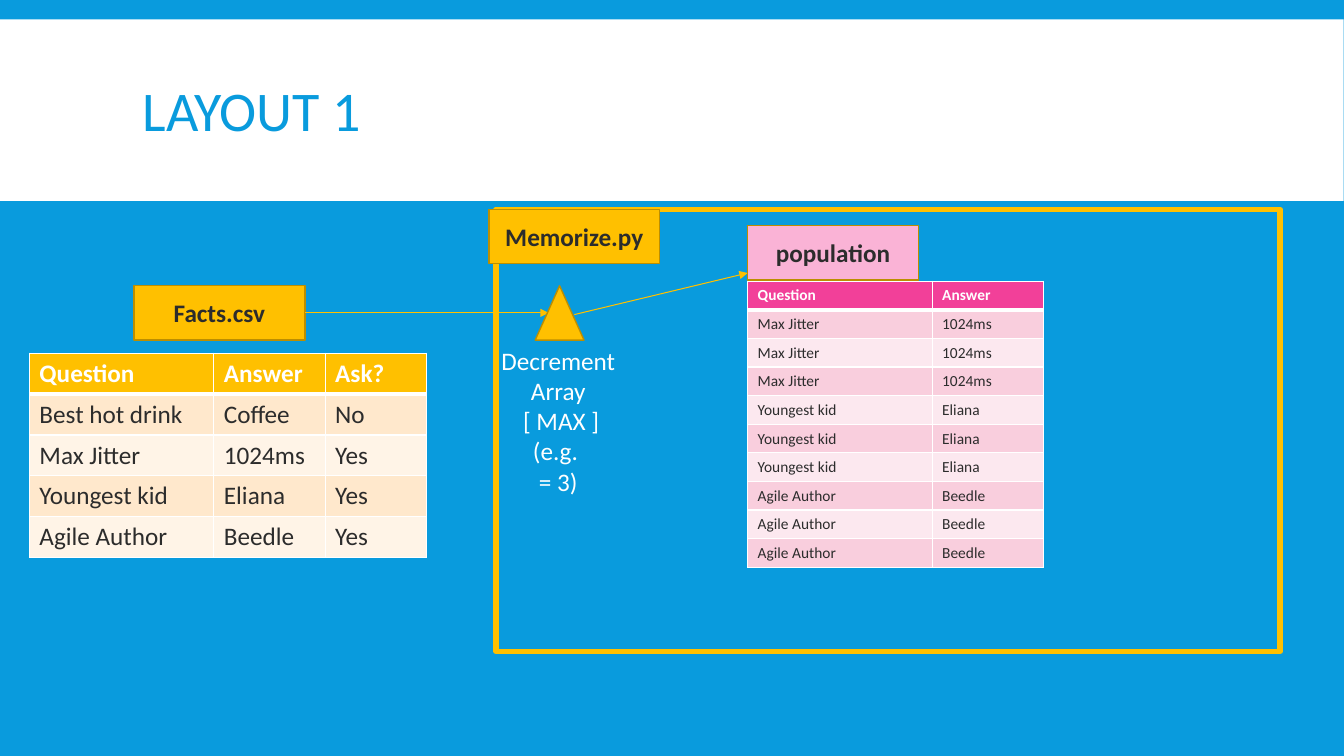
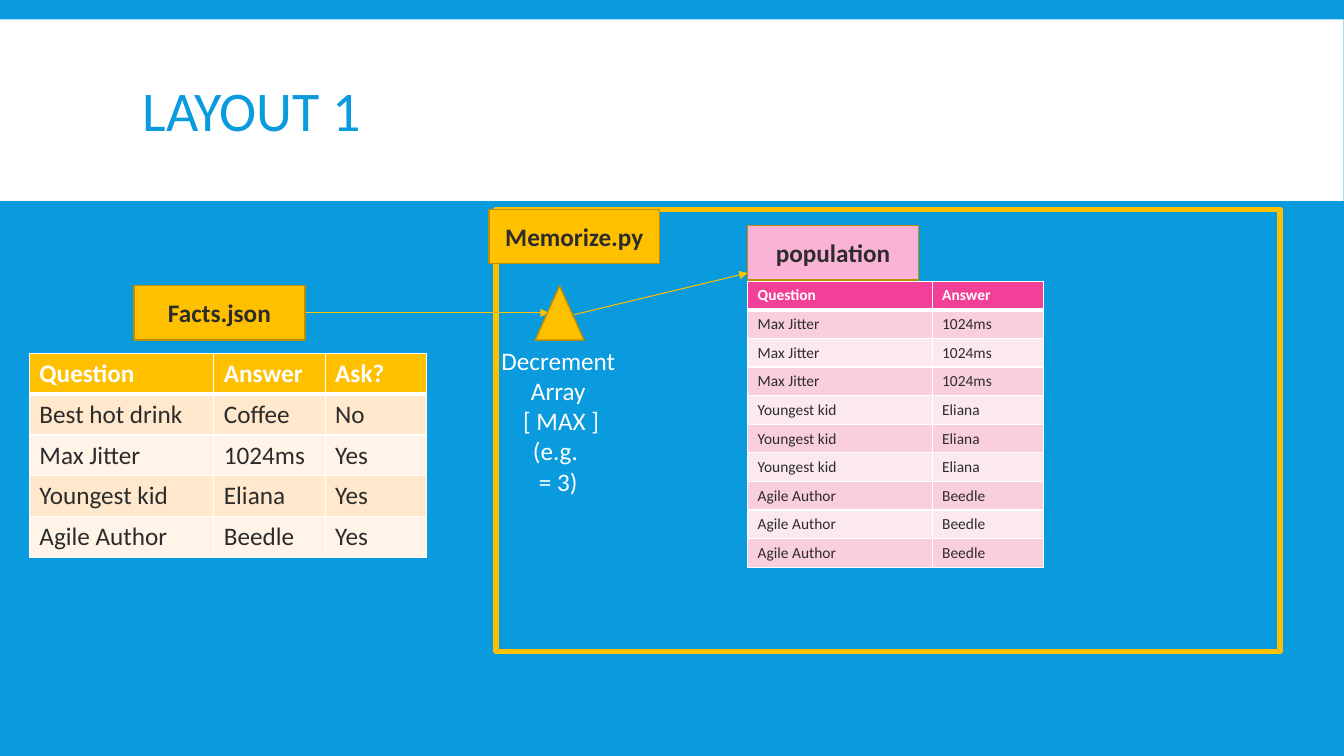
Before and after one commit to ryancwolfe/mem, a slide deck: slide 3 of doc/Mem.pptx. Drawn at 1344x756 pixels with LibreOffice and Linux fonts; fonts in the diff are those of the drawing. Boxes give left, top, right and bottom in pixels: in the first picture for what was removed or moved away, otherwise in the second. Text is boxed around its words. In the diff, an @@ line names an element or a change of style, - is before the commit and + after.

Commit message:
Changed "csv" in documentation to "json"

```diff
--- a/doc/Mem.pptx
+++ b/doc/Mem.pptx
@@ text in rectangle at <box>168,304,271,327</box>: text changed @@
-Facts.csv
+Facts.json
```
